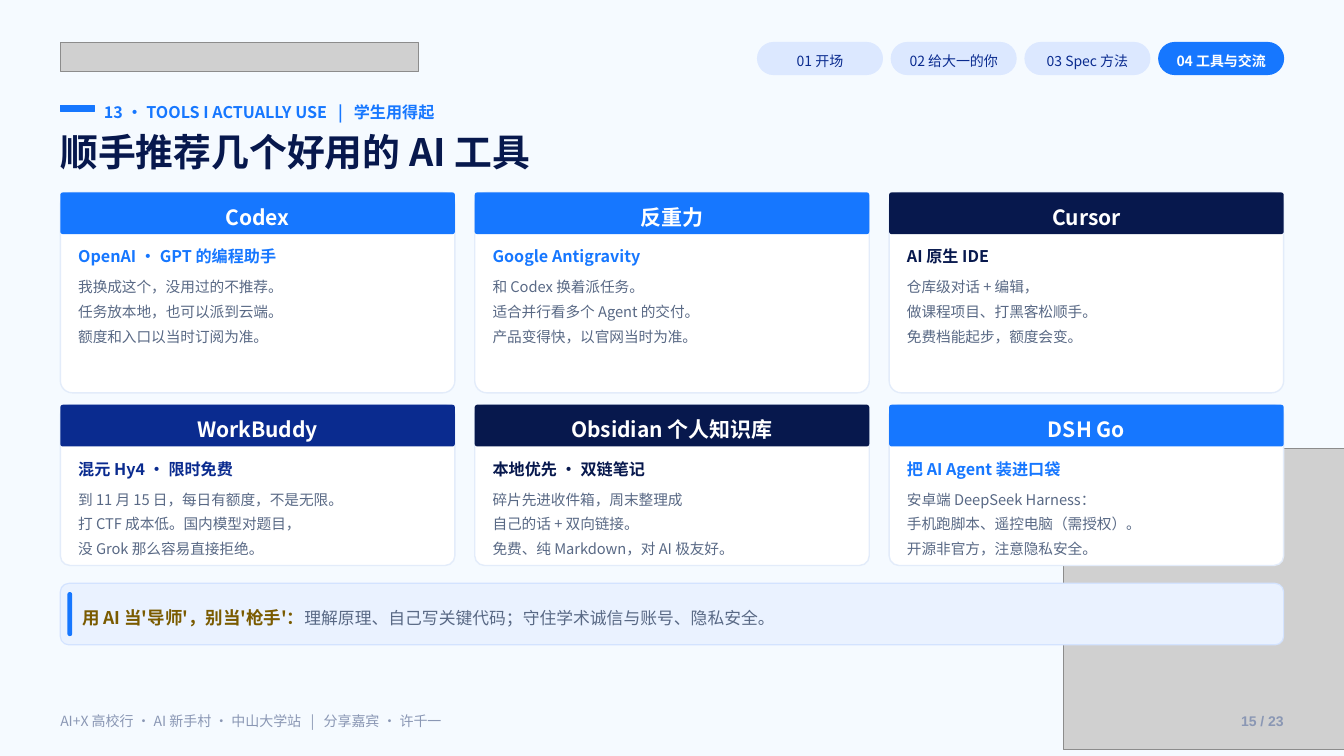
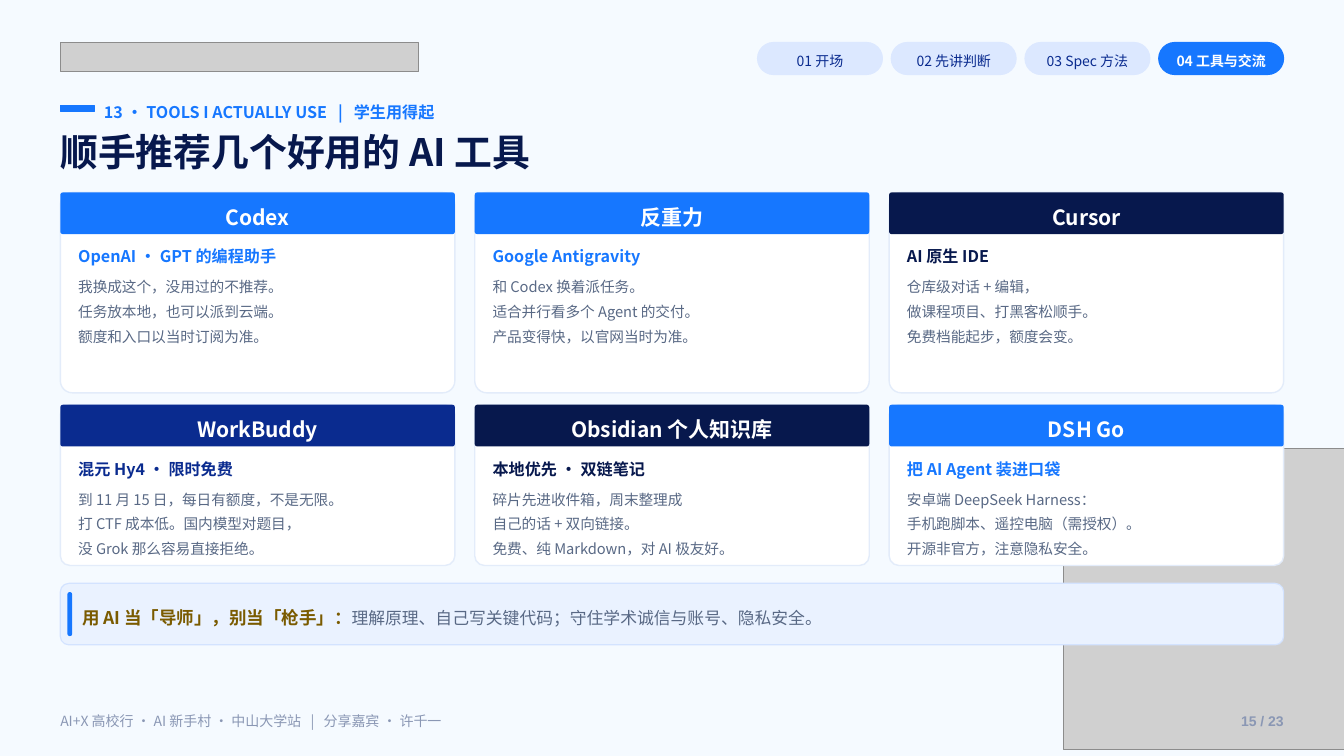
Before and after one commit to Frocir/aix-talk, a slide deck: slide 15 of aix-talk-26pages.pptx. Drawn at 1344x756 pixels with LibreOffice and Linux fonts; fonts in the diff are those of the drawing; grey boxes stand for pictures. Boxes give left, top, right and bottom in pixels: in the first picture for what was removed or moved away, otherwise in the second. Text is boxed around its words. In the diff, an @@ line names an element or a change of style, - is before the commit and + after.

```diff
--- a/aix-talk-26pages.pptx
+++ b/aix-talk-26pages.pptx
@@ text at (917,54,991,67): text changed @@
-02 给大一的你
+02 先讲判断
@@ text at (82,609,822,627): text changed @@
-用 AI 当'导师'，别当'枪手'：理解原理、自己写关键代码；守住学术诚信与账号、隐私安全。
+用 AI 当「导师」，别当「枪手」：理解原理、自己写关键代码；守住学术诚信与账号、隐私安全。
```
Also in this commit, not shown: 20 other slides changed, 1 other file.
